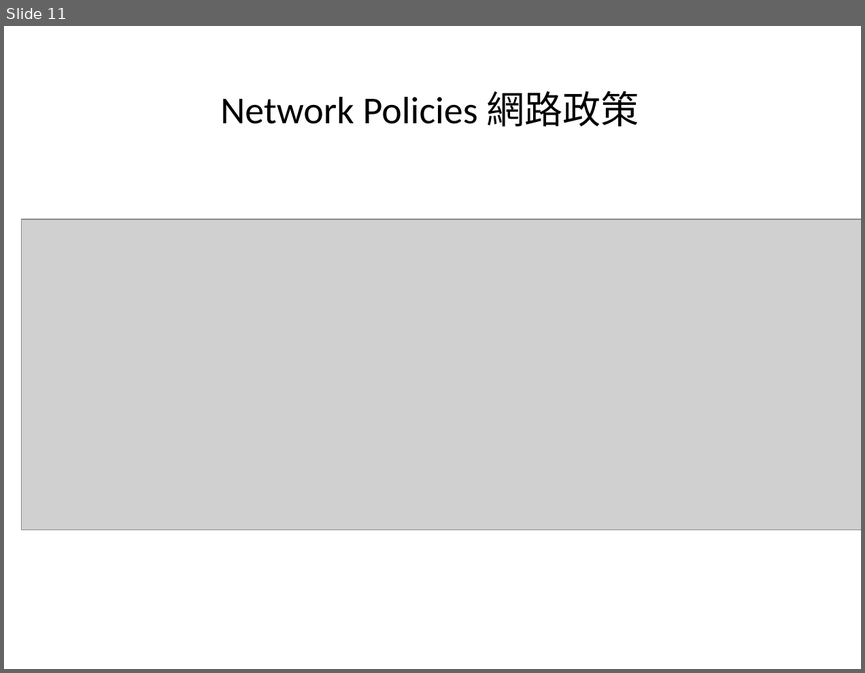
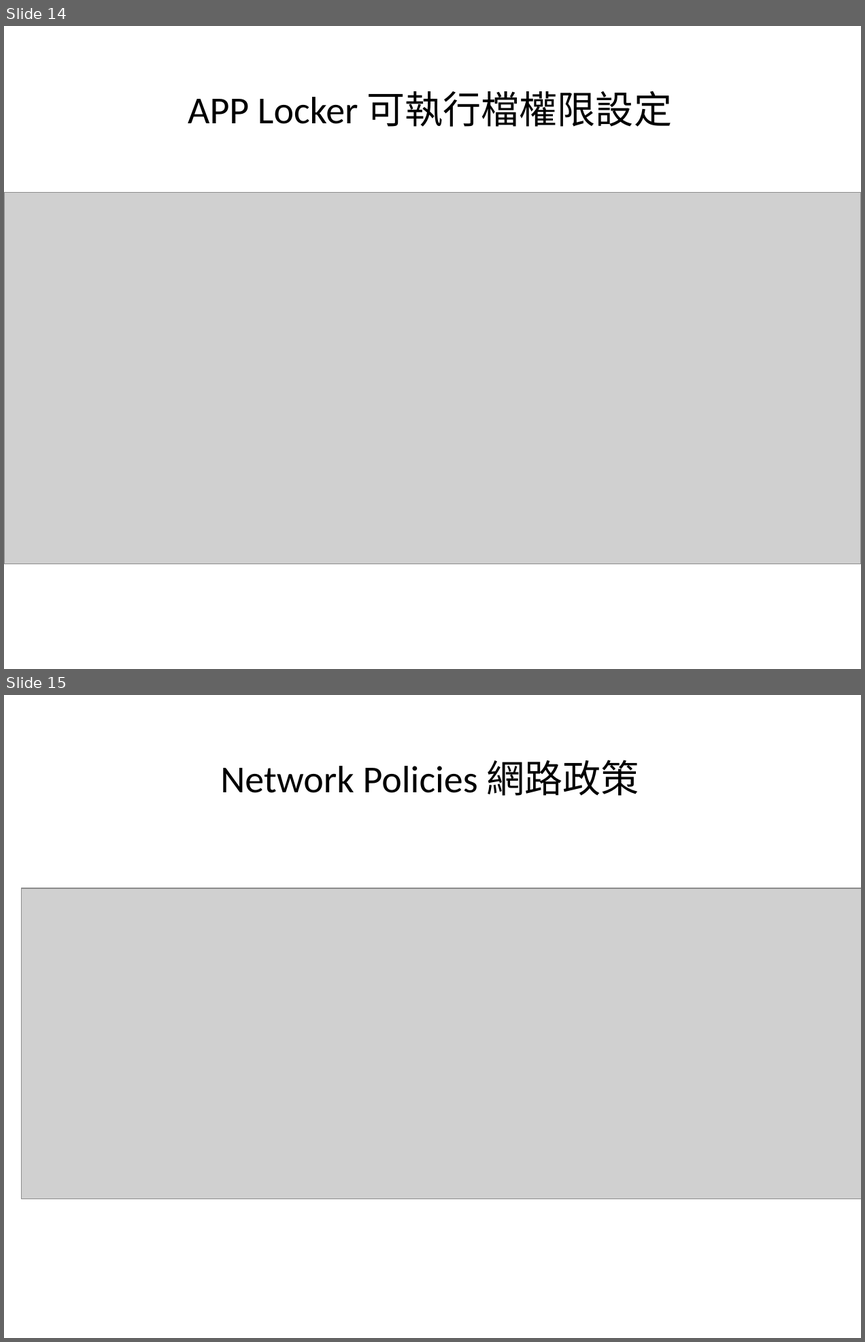
Before and after one commit to 4080E68/S108001484, a slide deck: 0329/0329.pptx. Shown one above the other, each under a label of ours: slide 11 before the commit, slides 14 and 15 after it. The pictures are 865x673 and 865x1342 pixels, drawn with LibreOffice and Linux fonts; fonts in the diff are those of the drawing; grey boxes stand for pictures. Boxes give left, top, right and bottom in pixels: in the first picture for what was removed or moved away, otherwise in the second. Text is boxed around its words. In the diff, an @@ line names an element or a change of style, - is before the commit and + after.

```diff
--- a/0329/0329.pptx
+++ b/0329/0329.pptx
@@ slide 14 added at bbox=[4, 26, 861, 669], background #FFFFFF @@
@@ text added at bbox=[188, 91, 672, 127], 32 pt, text #000000 @@
+APP Locker 可執行檔權限設定
@@ picture added at bbox=[4, 192, 861, 564] @@
@@ what was slide 11 is now slide 15 @@
```
Also in this commit, not shown: 13 other slides added, 1 slide removed.
